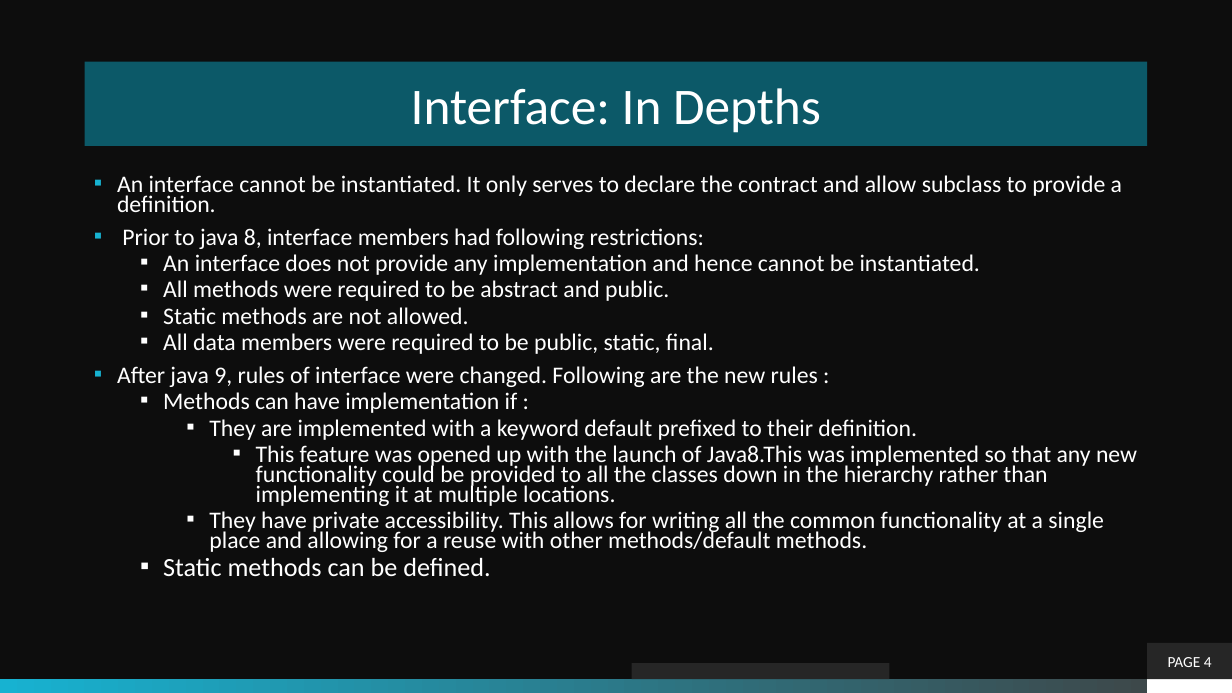
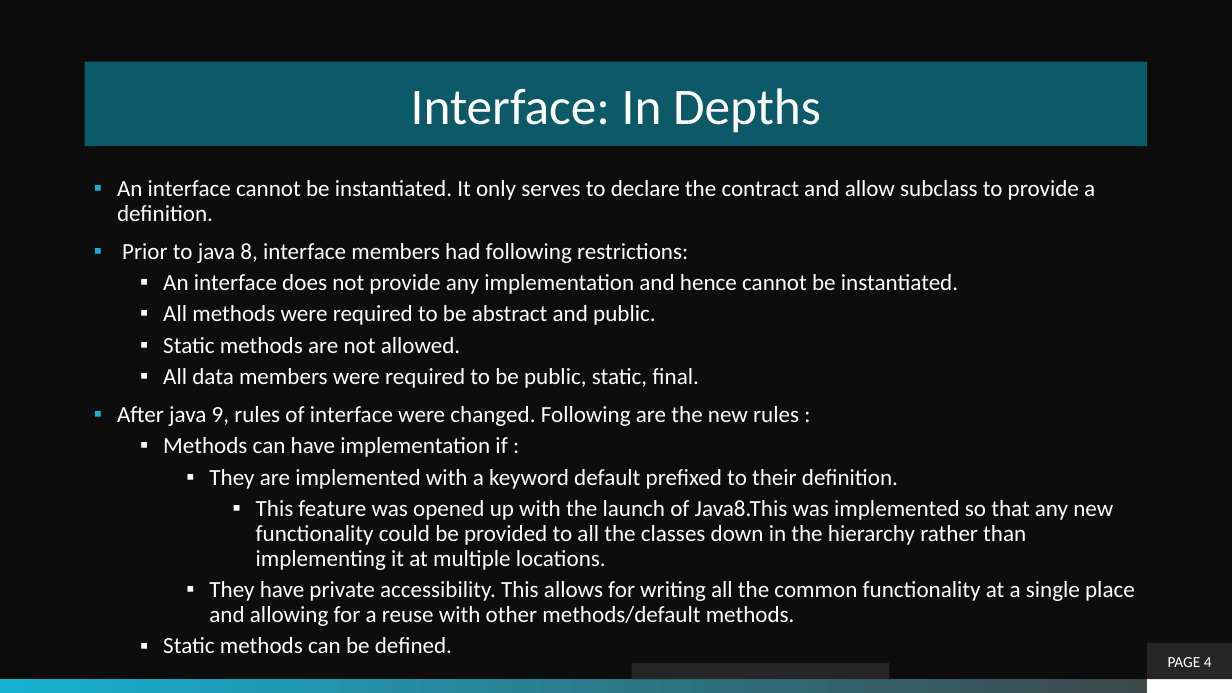
Before and after one commit to theLeonidas/Courses, a slide deck: slide 4 of courseMaterial/Interfaces/Interfaces.pptx. Drawn at 1232x693 pixels with LibreOffice and Linux fonts; fonts in the diff are those of the drawing; background and template pictures are left out. Boxes give left, top, right and bottom in pixels: in the first picture for what was removed or moved away, otherwise in the second. Text is boxed around its words. In the diff, an @@ line names an element or a change of style, - is before the commit and + after.

```diff
--- a/courseMaterial/Interfaces/Interfaces.pptx
+++ b/courseMaterial/Interfaces/Interfaces.pptx
@@ text "An interface cannot be instantiated. ..." at box(117, 180, 1135, 626): size 18.5 to 18 pt; size 20.4 to 18 pt in "Static methods can be defined."; line spacing 0.7 to 0.9 @@
```
Also in this commit, not shown: 1 other slide changed, 1 slide added, 3 other files.
